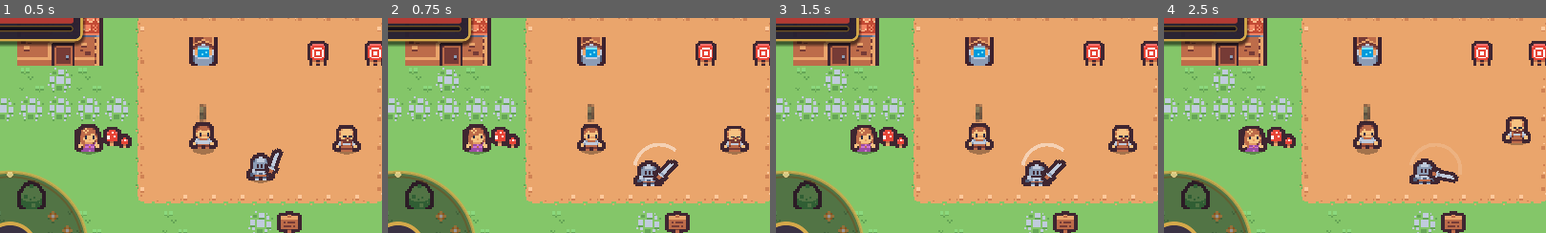
Above: before the commit, frames 1-4 (left to right).
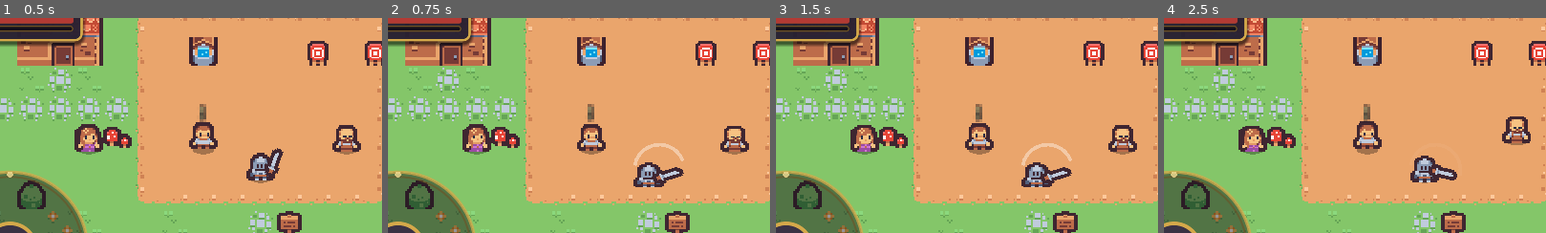
Above: after the commit, the same moments.

Repository: Astelee/eternal-legends-3d.
Game: Godot game, scene res://scenes/main/main.tscn
Two runs of this game, one before a commit and one after it. Both use one fixed random seed, a clock stepped at 60 frames per second and the inputs below. This scene is started directly instead of the project's main scene.
Inputs (mouse positions are % of the whole screen's width and height, from its top left):
- Up to frame 1 (0.5 s): no input
- Up to frame 2 (0.75 s): click (91, 80) at 0.52 s
- Up to frame 3 (1.5 s): click (91, 80) at 1.27 s
- Up to frame 4 (2.5 s): click (91, 80) at 2.02 s
The pictures show only the part of the screen within x 16-66%, y 16-66%; the shares and areas given below are measured in that part.

Frame 1 is identical in both runs. In frame 2, 0.7% of the frame differs, in the area x 64-78%, y 58-79%; in frame 3, 0.7%; in frame 4, 0.8%, in the area x 64-78%, y 64-78%.

Commit message:
Atualizar o hud.gd

Diff:
--- a/scripts/ui/hud.gd
+++ b/scripts/ui/hud.gd
@@ -48,6 +48,22 @@
 	_refresh_profile()
 
 
+func _input(event: InputEvent) -> void:
+	if not (event is InputEventScreenTouch) or not event.pressed:
+		return
+	if _attack_button == null or _attack_button.disabled or _profile.visible:
+		return
+	if _attack_button.get_global_rect().has_point(event.position):
+		attack_pressed.emit()
+		_flash_attack_button()
+
+
+func _flash_attack_button() -> void:
+	_attack_button.modulate = Color(1.4, 1.4, 1.4)
+	var tw := create_tween()
+	tw.tween_property(_attack_button, "modulate", Color.WHITE, 0.15)
+
+
 # ---------------------------------------------------------------- API pública
 
 func set_hp(hp: int, max_hp: int) -> void:
@@ -155,7 +171,8 @@
 	box.grow_vertical = Control.GROW_DIRECTION_BEGIN
 
 	_attack_button = _make_round_button(box, ICON_ATTACK, GameTheme.GOLD, Vector2(70, 20), 150, 96, "Atacar")
-	_attack_button.pressed.connect(func() -> void: attack_pressed.emit())
+	# O ataque é disparado por _input (toque direto), não pelo sinal "pressed" do Button:
+	# o Button só enxerga o primeiro dedo, então não respondia com o joystick em uso.
 
 	_build_revive_overlay()
 
